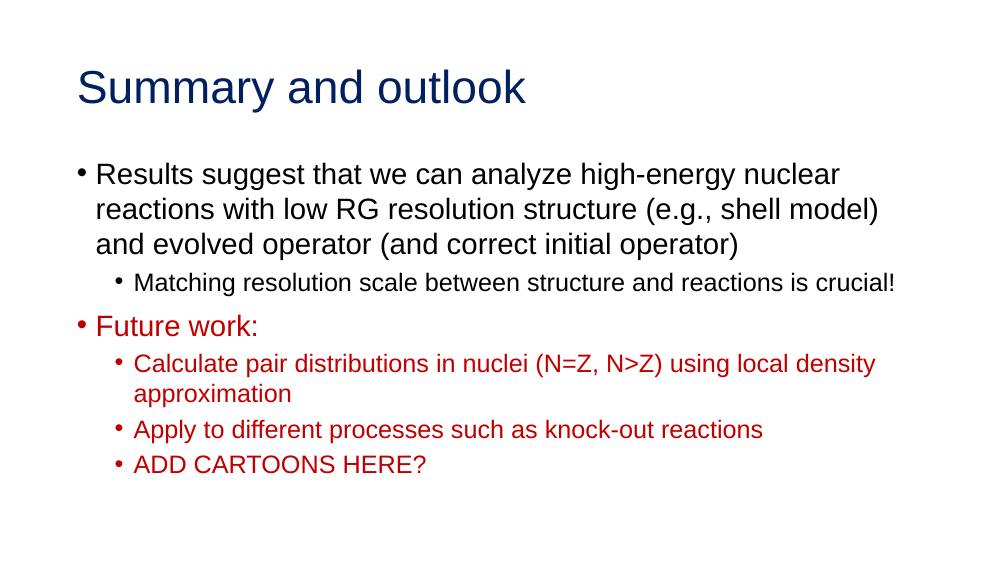
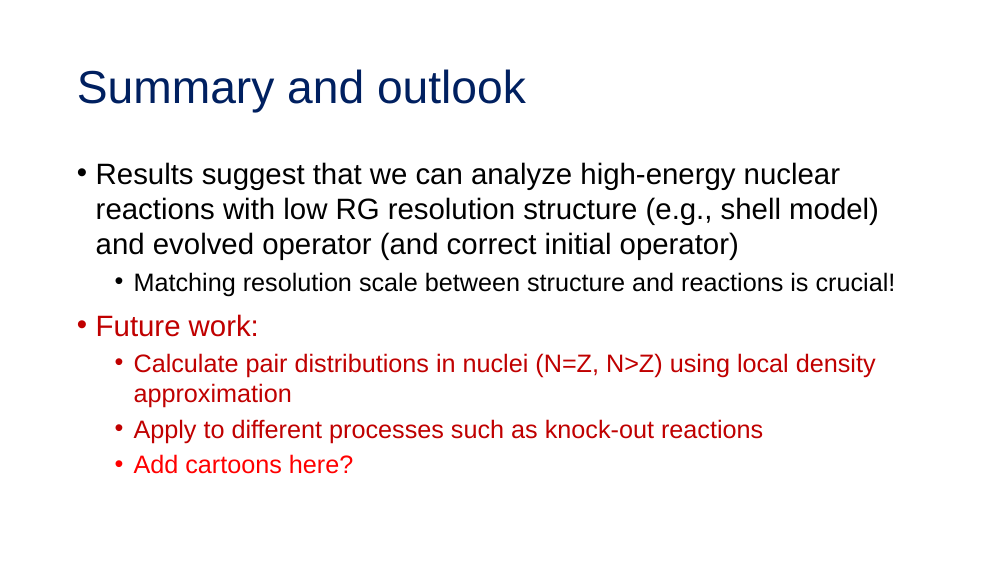
Before and after one commit to tropiano4/tropiano-srg, a slide deck: slide 23 of Presentations/DNP_October2020/tropiano_dnp_october2020.pptx. Drawn at 1008x567 pixels with LibreOffice and Linux fonts; fonts in the diff are those of the drawing. Boxes give left, top, right and bottom in pixels: in the first picture for what was removed or moved away, otherwise in the second. Text is boxed around its words. In the diff, an @@ line names an element or a change of style, - is before the commit and + after.

```diff
--- a/Presentations/DNP_October2020/tropiano_dnp_october2020.pptx
+++ b/Presentations/DNP_October2020/tropiano_dnp_october2020.pptx
@@ text at (134,454,353,474): text changed; text colour #C00000 to #FF0000 @@
-  • ADD CARTOONS HERE?
+  • Add cartoons here?
```
Also in this commit, not shown: 4 other slides changed.
